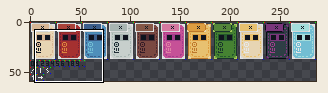
One commit to this sprite sheet: UI_Assets/card_sheet.png. Above: a wide view before the commit, with the close-up outlined.
Close-up. The starting point:
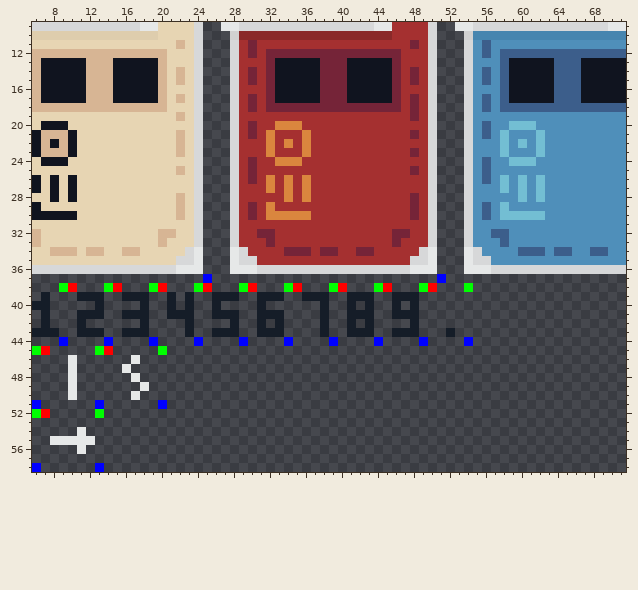
The file is 286x59 pixels. Colours within 5 levels of each other are drawn and written as one. Shown: x 6..71, y 9..58. The commit also changed other parts of the picture, which this record leaves out.
Once edited:
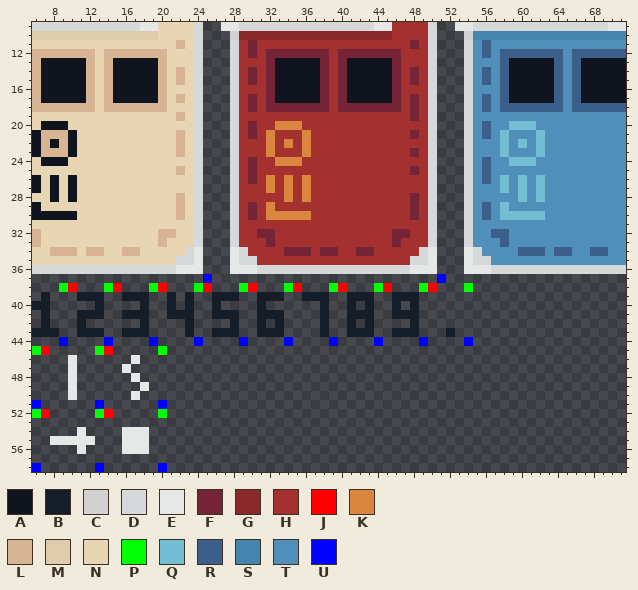
Palette (. is transparent): A #10141f  B #151d28  C #d1d1d1  D #d7d8d9  E #e6e8e8  F #752438  G #8a2929  H #a53030  J #ff0000  K #da863e  L #d7b594  M #decdad  N #e7d5b3  P #00ff00  Q #73bed3  R #3c5e8b  S #4685af  T #4f8fba  U #0000ff
Change:
y 12..18: x 13 L -> N; x 39 F -> H; x 65 R -> T
y 52: x 14 . -> J; x 20 . -> P
y 54..56: x 16..18 ... -> EEE
y 58: x 20 . -> U
Pixel boxes of the changes (left, top, right, bottom) in both close-ups:
changed: (95, 49, 104, 112)
changed: (329, 49, 338, 112)
changed: (563, 49, 572, 112)
added: (104, 409, 167, 472)
